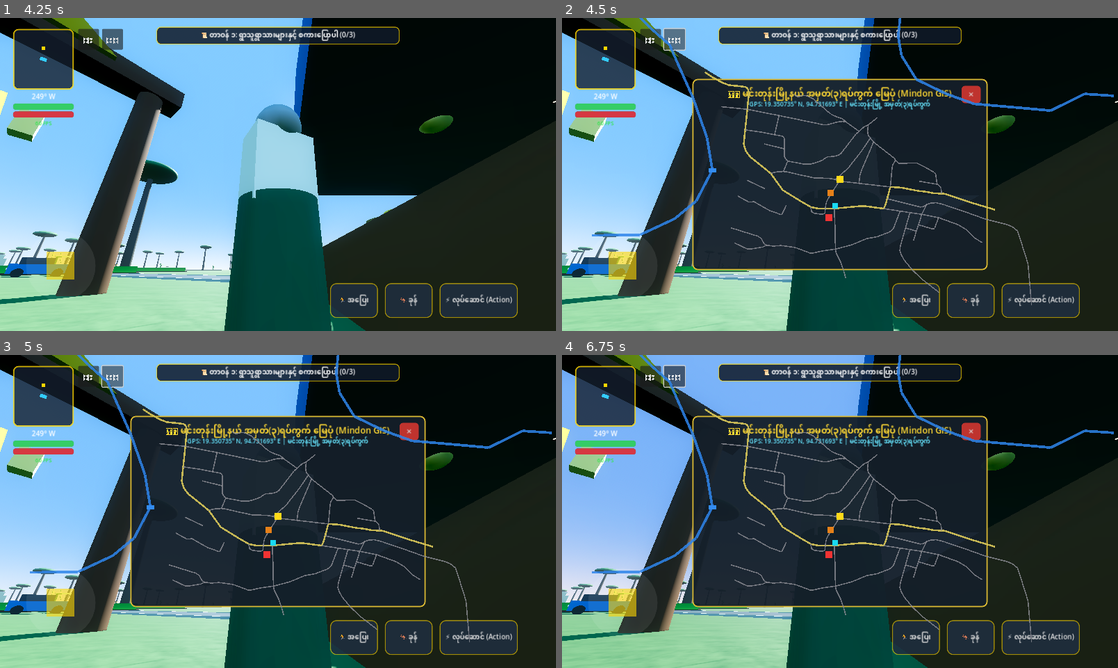
Above: before the commit, frames 1-4 (two rows, left to right).
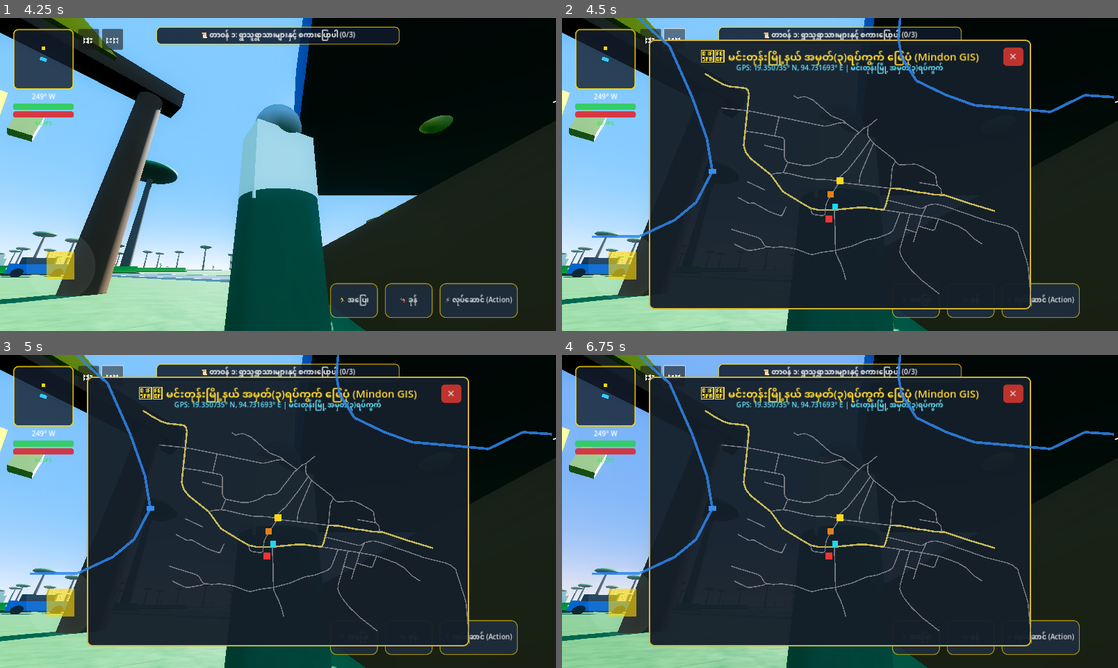
Above: after the commit, the same moments.

Repository: sudohlaingwin/gta-open-world
Game: Godot game, scene res://scenes/main_menu.tscn
Same seed, same stepped clock (60 frames per second), same inputs: the game is played once before the commit and once after it.
Inputs (mouse positions are in pixels of both pictures, inside the frame that each line leads up to):
- Up to frame 1 (4.25 s): click "🎮 အသစ်စတင်မည် (New Game)" at 0.5 s; drag from (66, 274) to (333, 105) at 1.27 s; drag from (166, 190) to (250, 237) at 2.02 s; move the mouse to (333, 105) at 2.77 s; hold Right (ui_right) 2.78-3.5 s; hold Ctrl 2.78-3.5 s; drag from (250, 237) to (111, 127) at 3.52 s
- Up to frame 2 (4.5 s): click "🗺️" at 4.25 s
- Up to frame 3 (5 s): no input
- Up to frame 4 (6.75 s): click "⏸️" at 5 s; click "🏃 အပြေး" at 5.75 s; click "🦘 ခုန်" at 6.5 s

Frame 1 is identical in both runs. In frame 2, 24% of the frame differs, in the area x 5-100%, y 0-94%; in frame 3, 24%; in frame 4, 24%.

Commit message:
feat(slice-166): full map overlay tactical GIS modal (880x620) scaling overhaul

Diff:
--- a/scenes/full_map_overlay.tscn
+++ b/scenes/full_map_overlay.tscn
@@ -39,10 +39,10 @@
 anchor_top = 0.5
 anchor_right = 0.5
 anchor_bottom = 0.5
-offset_left = -340.0
-offset_top = -220.0
-offset_right = 340.0
-offset_bottom = 220.0
+offset_left = -440.0
+offset_top = -310.0
+offset_right = 440.0
+offset_bottom = 310.0
 grow_horizontal = 2
 grow_vertical = 2
 theme_override_styles/panel = SubResource("StyleBoxFlat_bg")
@@ -52,13 +52,13 @@
 anchors_preset = 5
 anchor_left = 0.5
 anchor_right = 0.5
-offset_left = -260.0
-offset_top = 14.0
-offset_right = 260.0
-offset_bottom = 44.0
+offset_left = -320.0
+offset_top = 16.0
+offset_right = 320.0
+offset_bottom = 50.0
 grow_horizontal = 2
 theme_override_colors/font_color = Color(1, 0.85, 0.2, 1)
-theme_override_font_sizes/font_size = 20
+theme_override_font_sizes/font_size = 24
 text = "🗺️ မင်းတုန်းမြို့နယ် အမှတ်(၃)ရပ်ကွက် မြေပုံ (Mindon GIS)"
 horizontal_alignment = 1
 
@@ -67,14 +67,14 @@
 anchors_preset = 5
 anchor_left = 0.5
 anchor_right = 0.5
-offset_left = -260.0
-offset_top = 44.0
-offset_right = 260.0
-offset_bottom = 66.0
+offset_left = -300.0
+offset_top = 48.0
+offset_right = 300.0
+offset_bottom = 74.0
 grow_horizontal = 2
 theme_override_colors/font_color = Color(0.4, 0.9, 1.0, 1)
-theme_override_font_sizes/font_size = 14
-text = "GPS: 19.351497° N, 94.731889° E | မင်းတုန်းမြို့"
+theme_override_font_sizes/font_size = 16
+text = "GPS: 19.351497° N, 94.731889° E | မင်းတုန်းမြို့ မဟာမြေပုံ"
 horizontal_alignment = 1
 
 [node name="CloseBtn" type="Button" parent="Panel"]
@@ -82,11 +82,12 @@
 anchors_preset = 1
 anchor_left = 1.0
 anchor_right = 1.0
-offset_left = -60.0
-offset_top = 16.0
-offset_right = -16.0
-offset_bottom = 56.0
+offset_left = -64.0
+offset_top = 18.0
+offset_right = -18.0
+offset_bottom = 60.0
 grow_horizontal = 0
+theme_override_font_sizes/font_size = 22
 theme_override_styles/normal = SubResource("StyleBoxFlat_btn")
 text = "✕"
 
@@ -95,10 +96,10 @@
 anchors_preset = 15
 anchor_right = 1.0
 anchor_bottom = 1.0
-offset_left = 20.0
-offset_top = 70.0
-offset_right = -20.0
-offset_bottom = -20.0
+offset_left = 24.0
+offset_top = 80.0
+offset_right = -24.0
+offset_bottom = -24.0
 grow_horizontal = 2
 grow_vertical = 2
 
Not shown, changed: COLLAB.md
